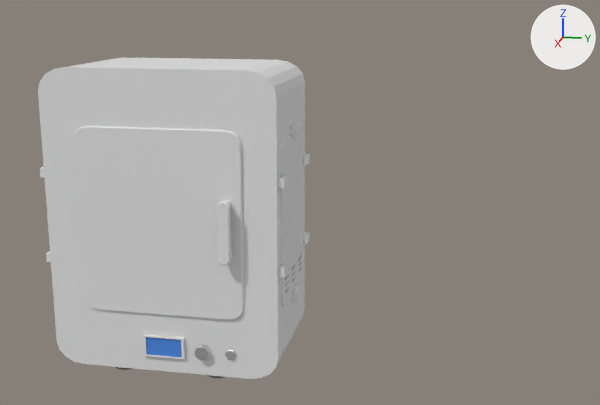
What one commit did to the FBX model Bioprinting Unity/Assets/Assets/3dBio.fbx.
Camera for both pictures: a 50 mm camera at (9.97, 3.62, 4.95) aimed at (0.05, 1.63, 2.47). The axes (+X, +Y, +Z) are drawn at upper right. The lights are the same throughout. Where no turn or scale is listed for an object, it has been applied to the vertices.
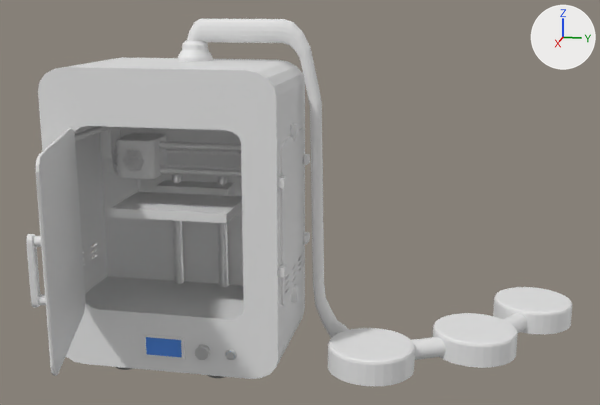
Edits to the bpy script that builds the scene:
```text
Add me_cylinder_017:
    me_cylinder_017.from_pydata(...)  # 64 vertices, 34 faces; spans x -0.297..0.179, y -0.179..0.409, z -0.133..0.133
Add me_cylinder_018:
    me_cylinder_018.from_pydata(...)  # 64 vertices, 34 faces; spans x -0.402..0.183, y -0.183..0.321, z -0.133..0.133
Add me_cube_011:
    me_cube_011.from_pydata(...)  # 272 vertices, 256 faces; spans x -1.16..-0.51, y -1.73..0.7, z -2.76..1.61
Add me_cylinder_021:
    me_cylinder_021.from_pydata(...)  # 128 vertices, 98 faces; spans x -0.56..0.56, y -0.56..0.56, z -0.119..0.212
Add me_cylinder_019:
    me_cylinder_019.from_pydata(...)  # 160 vertices, 130 faces; spans x -0.229..0.229, y -0.229..0.229, z -0.229..0.134
Change ob_cube_007:
    ob_cube_007.location: (0.656, -1.053, 2.271) -> (0.664, -1.045, 2.271)
    ob_cube_007.rotation_euler: (-0.0000817, 0.0, 1.566) -> (-0.000267, 0.0, 0.293)  # degrees (0, 0, 90) -> degrees (0, 0, 17)
Add ob_cylinder_004:
    ob_cylinder_004 = bpy.data.objects.new('Cylinder.004', me_cylinder_017)
    ob_cylinder_004.location = (-0.363, 3.097, 0.439)
Add ob_cylinder_010:
    ob_cylinder_010 = bpy.data.objects.new('Cylinder.010', me_cylinder_018)
    ob_cylinder_010.location = (-1.317, 4.298, 0.439)
Add ob_cube_002:
    ob_cube_002 = bpy.data.objects.new('Cube.002', me_cube_011)
    ob_cube_002.location = (0.262, 1.675, 3.08)
Add ob_cylinder_008:
    ob_cylinder_008 = bpy.data.objects.new('Cylinder.008', me_cylinder_021)
    ob_cylinder_008.location = (-2.125, 4.719, 0.416)
Add ob_cylinder_013:
    ob_cylinder_013 = bpy.data.objects.new('Cylinder.013', me_cylinder_019)
    ob_cylinder_013.location = (-0.743, 0.059, 4.274)
Add ob_cylinder_002:
    ob_cylinder_002 = bpy.data.objects.new('Cylinder.002', me_cylinder_021.copy())
    ob_cylinder_002.location = (-0.023, 2.559, 0.416)
Add ob_cylinder_005:
    ob_cylinder_005 = bpy.data.objects.new('Cylinder.005', me_cylinder_021.copy())
    ob_cylinder_005.location = (-0.836, 3.874, 0.416)
```

Where the change shows, as pixel boxes (x1, y1, x2, y2) in the pictures (600 x 405 px):
'Cube.007', moved, turned: before (73, 126, 244, 320); after (26, 128, 85, 376)
'Cube.002', added: after (187, 19, 349, 338)
'Cylinder.002', added: after (328, 328, 415, 387)
'Cylinder.005', added: after (433, 313, 518, 368)
'Cylinder.008', added: after (493, 287, 572, 334)
'Cylinder.004', added: after (412, 337, 446, 360)
'Cylinder.013', added: after (178, 40, 213, 62)
'Cylinder.010', added: after (503, 313, 527, 333)
'Cube.014', unchanged, uncovered by the edit: after (110, 180, 242, 223)
'Cylinder.006', unchanged, uncovered by the edit: after (116, 133, 167, 192)
'Cylinder.003', unchanged, uncovered by the edit: after (171, 174, 229, 287)
'Cylinder.007', unchanged, uncovered by the edit: after (114, 140, 242, 177)
